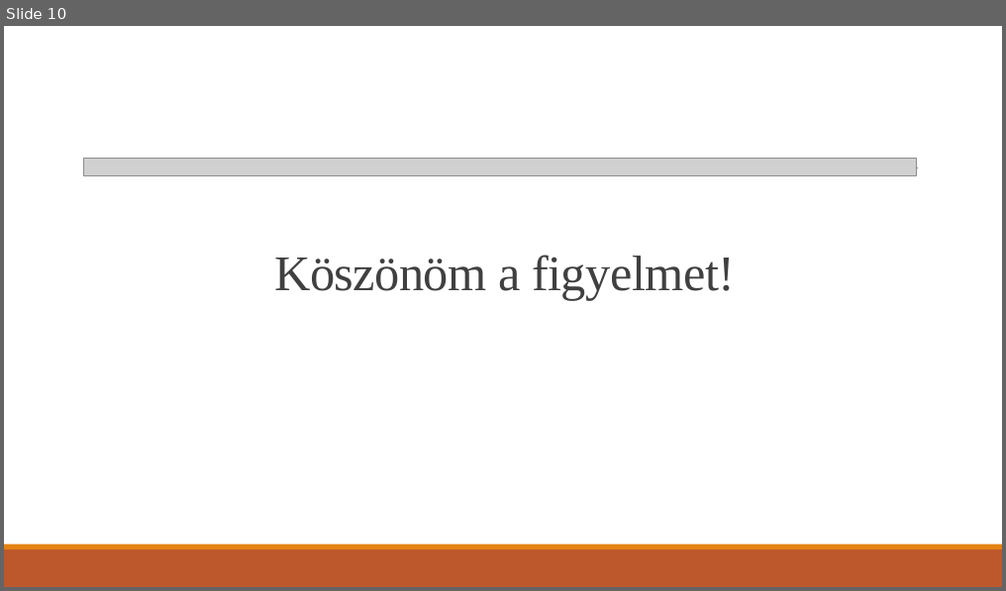
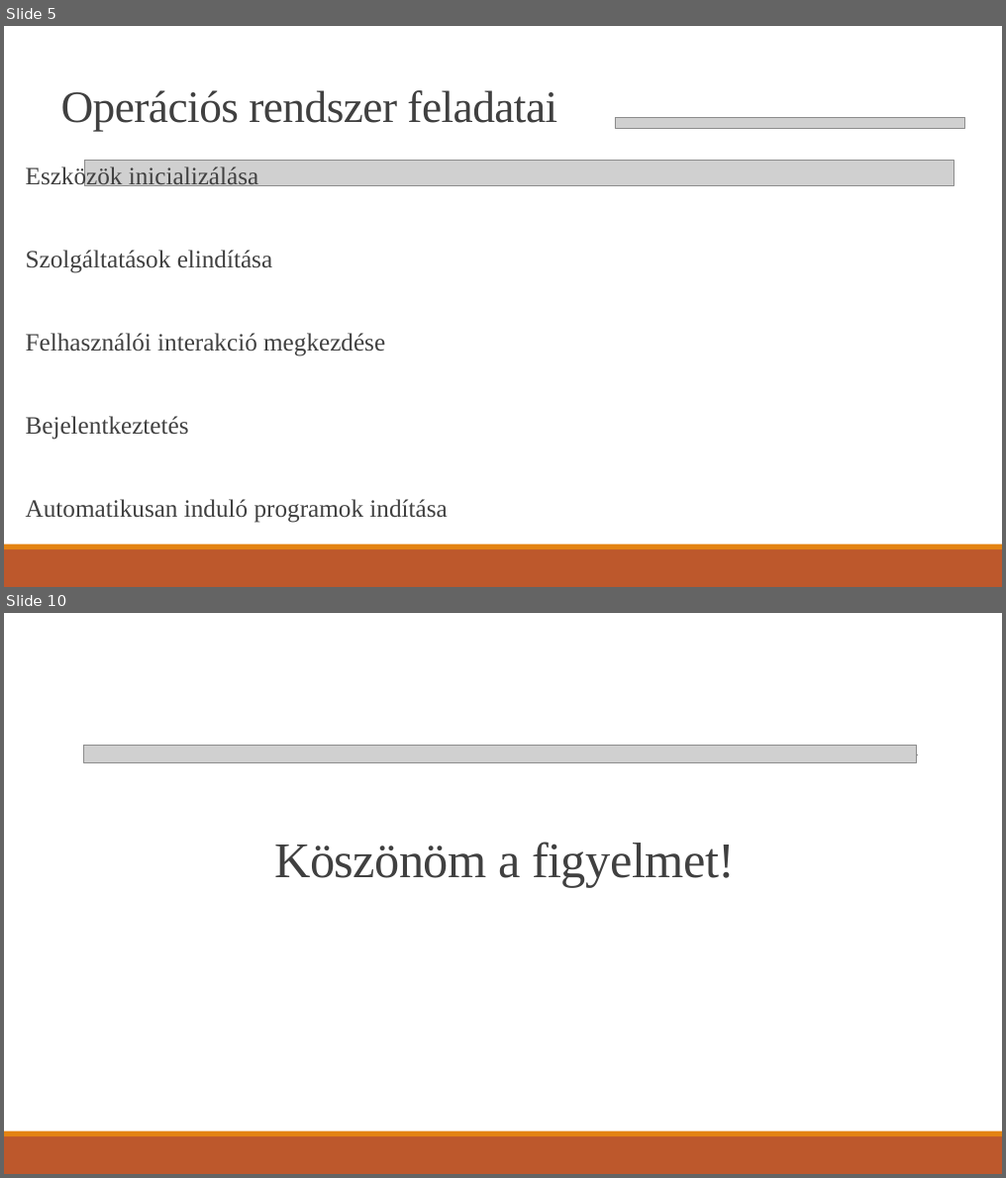
Before and after one commit to vargajanos/Paprika, a slide deck: Beadandó VJ.pptx. Shown one above the other, each under a label of ours: slide 10 before the commit, slides 5 and 10 after it; the slides between them are not shown. The pictures are 1006x591 and 1006x1178 pixels, drawn with LibreOffice and Linux fonts; fonts in the diff are those of the drawing; grey boxes stand for pictures. Boxes give left, top, right and bottom in pixels: in the first picture for what was removed or moved away, otherwise in the second. Text is boxed around its words. In the diff, an @@ line names an element or a change of style, - is before the commit and + after.

```diff
--- a/Beadandó VJ.pptx
+++ b/Beadandó VJ.pptx
@@ slide 5 added at [4, 26, 1002, 587], background #FFFFFF; not listed: 2 template elements that a slide beside it also shows @@
@@ title added at [61, 90, 557, 131], 43.2 pt, text #404040 @@
+Operációs rendszer feladatai
@@ picture added at [615, 117, 965, 129] @@
@@ text added at [26, 165, 447, 523], 24 pt, text #404040 @@
+Eszközök inicializálása
+Szolgáltatások elindítása
+Felhasználói interakció megkezdése
+Bejelentkeztetés
+Automatikusan induló programok indítása
@@ picture added at [85, 160, 953, 185] @@
```
Also in this commit, not shown: 2 slides changed, 7 other slides added, 8 slides removed.
